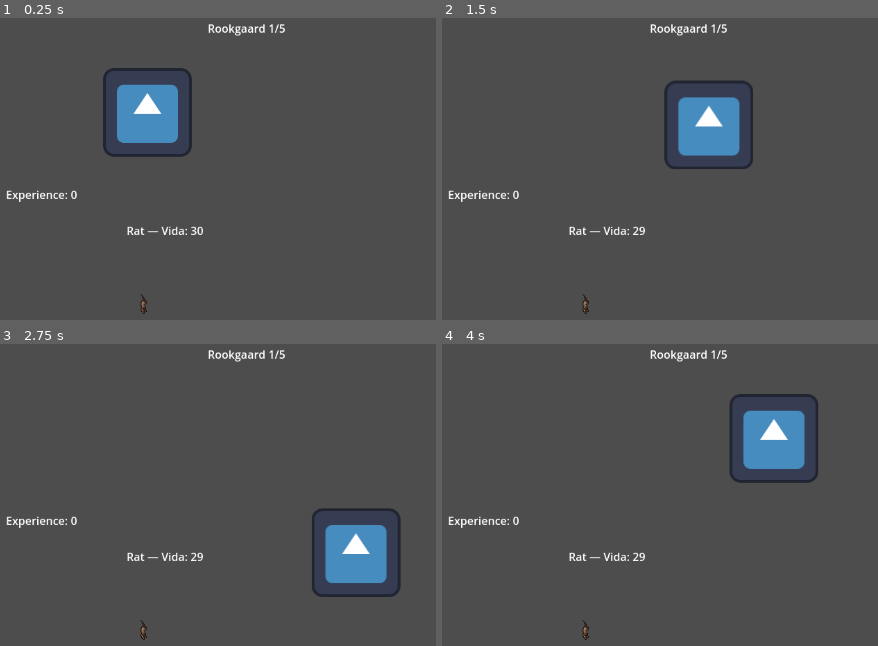
Above: before the commit, frames 1-4 (two rows, left to right).
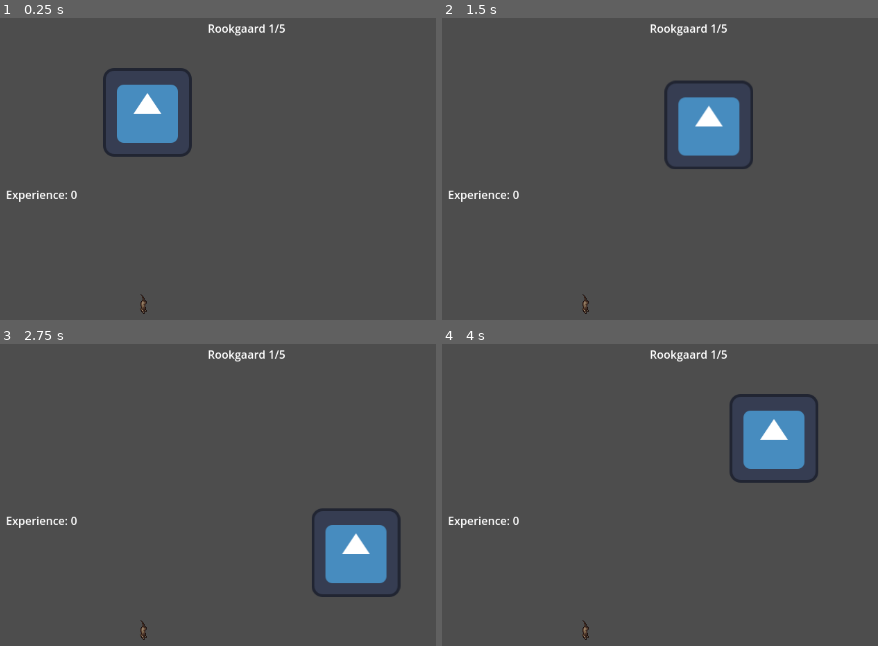
Above: after the commit, the same moments.

Repository: dahiwas/clicker_rook
Game: Godot game, scene res://scenes/World1-1.tscn
The game is run twice, just before and just after one commit, with the same random seed, the same clock (stepped at 60 frames per second) and the same inputs. Before the commit the project starts from res://scenes/mundos/World1-1.tscn. The engine's default icon, where the game draws it, is replaced by a stand-in: a white triangle on a blue panel in a dark square.
Inputs (mouse positions are in pixels of both pictures, inside the frame that each line leads up to):
- Up to frame 1 (0.25 s): no input
- Up to frame 2 (1.5 s): tap Enter at 0.5 s; move the mouse to (585, 295) at 0.52 s; hold Right (ui_right) 0.53-1.28 s; click (585, 295) at 0.67 s; move the mouse to (681, 259) at 1.27 s; hold Down (ui_down) from 1.28 s (still down); click (681, 259) at 1.42 s
- Up to frame 3 (2.75 s): move the mouse to (outside the picture) at 2.02 s; release Down (ui_down) at 2.03 s; hold Right (ui_right) from 2.03 s (still down); click (outside the picture) at 2.17 s
- Up to frame 4 (4 s): move the mouse to (outside the picture) at 2.77 s; release Right (ui_right) at 2.78 s; hold Up (ui_up) 2.78-3.53 s; click (outside the picture) at 2.92 s; move the mouse to (outside the picture) at 3.52 s; hold Left (ui_left) from 3.53 s (still down); click (outside the picture) at 3.67 s

The runs differ from the first frame. In frame 1, 0.2% of the frame differs, in the area x 29-47%, y 68-72%; in frame 2, 0.2%; in frame 3, 0.2%; in frame 4, 0.2%.

Commit message:
Feat: Organizacao -> Mundo->Place->Monster

Diff:
--- /dev/null
+++ b/monster_collision.gd
@@ -0,0 +1,12 @@
+extends CharacterBody2D
+
+@export var monster_parent = Monster
+
+@onready var sprite2d: Sprite2D = $Sprite2D
+@onready var life_label: Label = $LifeLabel
+
+
+
+func _input_event(viewport, event, shape_idx):
+	if event is InputEventMouseButton and event.pressed and event.button_index == MOUSE_BUTTON_LEFT:
+		monster_parent.dealth_life()
--- /dev/null
+++ b/resources/mundos/Rookgaard.tres
@@ -0,0 +1,24 @@
+[gd_resource type="Resource" script_class="World" load_steps=6 format=3 uid="uid://4pml7lnowrrh"]
+
+[ext_resource type="Script" uid="uid://bagbd5yev3nkr" path="res://scripts/place_r.gd" id="1_a7832"]
+[ext_resource type="Resource" uid="uid://3islleb6k4j" path="res://resources/places/manhole_rook.tres" id="2_m48fa"]
+[ext_resource type="Script" uid="uid://1u5sc4ch4206" path="res://scripts/world_r.gd" id="3_lgxwj"]
+[ext_resource type="Script" path="res://scripts/monster_type.gd" id="3_m48fa"]
+
+[sub_resource type="Resource" id="Resource_lgxwj"]
+script = ExtResource("1_a7832")
+name = "south_rook"
+description = ""
+available_monsters = Array[ExtResource("3_m48fa")]([])
+monster_spawn_rate = 0.0
+required_level = 0
+unlocked = false
+metadata/_custom_type_script = "uid://bagbd5yev3nkr"
+
+[resource]
+script = ExtResource("3_lgxwj")
+name = "Rookgaard"
+description = "Primeiro mundo"
+places = Array[ExtResource("1_a7832")]([ExtResource("2_m48fa"), SubResource("Resource_lgxwj")])
+required_level = 0
+unlocked = true
--- a/resources/mundos/world1.tres
+++ /dev/null
@@ -1,13 +0,0 @@
-[gd_resource type="Resource" script_class="World" load_steps=3 format=3 uid="uid://4pml7lnowrrh"]
-
-[ext_resource type="Script" uid="uid://bagbd5yev3nkr" path="res://scripts/place.gd" id="1_ufbmq"]
-[ext_resource type="Script" uid="uid://1u5sc4ch4206" path="res://scripts/world.gd" id="2_dc12n"]
-
-[resource]
-script = ExtResource("2_dc12n")
-name = "Rookgaard"
-description = ""
-places = Array[ExtResource("1_ufbmq")]([null])
-required_level = 0
-unlocked = false
-metadata/_custom_type_script = "uid://1u5sc4ch4206"
--- /dev/null
+++ b/resources/places/manhole_rook.tres
@@ -0,0 +1,13 @@
+[gd_resource type="Resource" script_class="Place" load_steps=3 format=3 uid="uid://3islleb6k4j"]
+
+[ext_resource type="PackedScene" uid="uid://cwmfk8juvblst" path="res://scenes/monsters/rat.tscn" id="1_h0h72"]
+[ext_resource type="Script" uid="uid://bagbd5yev3nkr" path="res://scripts/place_r.gd" id="3_by5mn"]
+
+[resource]
+script = ExtResource("3_by5mn")
+name = "manhole"
+description = "Bueiro de rookgaard, onde todo começam"
+available_monsters = Array[PackedScene]([ExtResource("1_h0h72")])
+monster_spawn_rate = 0.0
+required_level = 0
+unlocked = false
--- a/scenes/GameManager.tscn
+++ b/scenes/GameManager.tscn
@@ -1,10 +1,8 @@
-[gd_scene load_steps=4 format=3 uid="uid://dqmksbngir4d7"]
+[gd_scene load_steps=3 format=3 uid="uid://dqmksbngir4d7"]
 
 [ext_resource type="Script" uid="uid://c42mnn0pagkv1" path="res://scripts/game_manager.gd" id="1_34tde"]
-[ext_resource type="Resource" uid="uid://4pml7lnowrrh" path="res://resources/mundos/world1.tres" id="2_4dhvd"]
-[ext_resource type="Resource" uid="uid://vvc64uubls4" path="res://resources/menus/game.tres" id="2_qppyr"]
+[ext_resource type="PackedScene" uid="uid://c6bhlsvcdecge" path="res://scenes/mundos/Rookgaard.tscn" id="2_4dhvd"]
 
 [node name="GameManager" type="Node2D"]
 script = ExtResource("1_34tde")
-current_world = ExtResource("2_4dhvd")
-current_menu = ExtResource("2_qppyr")
+world_scenes = Array[PackedScene]([ExtResource("2_4dhvd")])
--- a/scenes/monsters/rat.tscn
+++ b/scenes/monsters/rat.tscn
@@ -1,24 +1,27 @@
-[gd_scene load_steps=4 format=3 uid="uid://cwmfk8juvblst"]
+[gd_scene load_steps=5 format=3 uid="uid://cwmfk8juvblst"]
 
 [ext_resource type="Script" uid="uid://c747rork560ie" path="res://scripts/monster.gd" id="1_mrqeg"]
 [ext_resource type="Resource" uid="uid://dlqhs0ngms2sv" path="res://resources/monstros/rat.tres" id="2_acf8p"]
+[ext_resource type="Texture2D" uid="uid://bsdlhsrdv7wib" path="res://images/Rat.png" id="3_pssxi"]
 
 [sub_resource type="RectangleShape2D" id="RectangleShape2D_vr0w3"]
 size = Vector2(109, 113)
 
 [node name="Monster" type="Node2D"]
+position = Vector2(576, 304)
+script = ExtResource("1_mrqeg")
+type = ExtResource("2_acf8p")
 
 [node name="Monstro" type="CharacterBody2D" parent="."]
 position = Vector2(0, 1)
 input_pickable = true
-script = ExtResource("1_mrqeg")
-type = ExtResource("2_acf8p")
 
 [node name="CollisionShape2D" type="CollisionShape2D" parent="Monstro"]
 position = Vector2(-1.5, 4.5)
 shape = SubResource("RectangleShape2D_vr0w3")
 
 [node name="Sprite2D" type="Sprite2D" parent="Monstro"]
+texture = ExtResource("3_pssxi")
 
 [node name="LifeLabel" type="Label" parent="Monstro"]
 offset_left = -24.0
--- /dev/null
+++ b/scenes/mundos/Rookgaard.tscn
@@ -0,0 +1,40 @@
+[gd_scene load_steps=4 format=3 uid="uid://c6bhlsvcdecge"]
+
+[ext_resource type="Script" uid="uid://dsudipqejhrjs" path="res://scripts/worldView.gd" id="1_1nbkb"]
+[ext_resource type="Resource" uid="uid://4pml7lnowrrh" path="res://resources/mundos/Rookgaard.tres" id="2_jobx5"]
+[ext_resource type="Texture2D" uid="uid://dsq3gxk5crqu" path="res://images/rook.jpeg" id="3_jobx5"]
+
+[node name="Rookgaard" type="Node2D"]
+script = ExtResource("1_1nbkb")
+world = ExtResource("2_jobx5")
+qt_places = 2
+
+[node name="Node2D" type="Node2D" parent="."]
+
+[node name="Sprite2D" type="Sprite2D" parent="Node2D"]
+position = Vector2(520, 320)
+texture = ExtResource("3_jobx5")
+
+[node name="ButtonContainer" type="Control" parent="."]
+layout_mode = 3
+anchors_preset = 0
+offset_right = 40.0
+offset_bottom = 40.0
+
+[node name="Button2" type="Button" parent="ButtonContainer"]
+layout_mode = 2
+offset_left = 616.0
+offset_top = 544.0
+offset_right = 624.0
+offset_bottom = 552.0
+scale = Vector2(2.96, 2.56)
+
+[node name="Button1" type="Button" parent="ButtonContainer"]
+layout_mode = 2
+offset_left = 584.0
+offset_top = 432.0
+offset_right = 592.0
+offset_bottom = 440.0
+scale = Vector2(2.08, 2.2)
+
+[node name="MonsterContainer" type="Node2D" parent="."]
--- a/scripts/game_manager.gd
+++ b/scripts/game_manager.gd
@@ -1,21 +1,48 @@
+# res://scripts/GameManager.gd
 class_name GameManager
 extends Node
 
-@export var current_world: World
-@export var current_menu: Menu
+@export var world_scenes: Array[PackedScene] = []  # scenes cujo root é WorldView
+@export var world_root: NodePath = ^"."
 
 @export var player_level: int = 1
 @export var player_experience: int = 0
 
-func change_world(world: World):
-	current_world = world
-	print("Mudou para o mund	o: ", world.name)
+var current_world_view: WorldView = null
 
-func get_loot_from_monster(monster: MonsterType) -> Array[Loot]:
-	var dropped_loot: Array[Loot] = []
+func _ready() -> void:
+	if world_scenes.size() > 0:
+		change_world_by_index(0)
 
-	for loot in monster.possible_loot:
-		if randf() <= loot.drop_chance:
-			dropped_loot.append(loot)
+func change_world_by_index(i: int) -> void:
+	if i < 0 or i >= world_scenes.size():
+		return
+	change_world_from_scene(world_scenes[i])
 
-	return dropped_loot
+func change_world_from_scene(scene: PackedScene) -> void:
+	if scene == null:
+		return
+
+	_unload_current_world()
+
+	var parent := get_node_or_null(world_root)
+	if parent == null:
+		parent = self
+
+	var inst := scene.instantiate()
+	parent.add_child(inst)
+
+	var view := inst as WorldView
+	if view == null:
+		push_warning("A cena instanciada não herda de WorldView")
+		return
+
+	current_world_view = view
+	if current_world_view.world:
+		print("Mudou para o mundo:", current_world_view.world.name)
+
+func _unload_current_world() -> void:
+	if is_instance_valid(current_world_view):
+		current_world_view.queue_free()
+		await get_tree().process_frame
+	current_world_view = null
--- a/scripts/monster.gd
+++ b/scripts/monster.gd
@@ -1,4 +1,5 @@
-extends CharacterBody2D
+extends Node2D
+class_name Monster
 
 @export var type: MonsterType
 
@@ -7,8 +8,7 @@
 @onready var script_fase: Node = get_node(fase_path)
 @onready var system_phase: Node = get_node(system_path)
 
-@onready var sprite2d: Sprite2D = $Sprite2D
-@onready var life_label: Label = $LifeLabel
+
 var life: int = 1
 
 func _ready() -> void:
@@ -18,18 +18,15 @@
 
 func _apply_type() -> void:
 	life = type.health
-	if sprite2d and type.sprite:
-		sprite2d.texture = type.sprite
 	if has_node("AnimationPlayer"):
 		$AnimationPlayer.playback_speed = max(type.animation_speed, 0.01)
 	update_life_label()
 
-func _input_event(viewport, event, shape_idx):
-	if event is InputEventMouseButton and event.pressed and event.button_index == MOUSE_BUTTON_LEFT:
-		dealth_life()
+
 
 func dealth_life():
 	life -= 1
+	print(life)
 	death_monster()
 	update_life_label()
 
@@ -45,6 +42,7 @@
 			script_fase.next_step()
 		life = type.health
 		update_life_label()
+		delete_self()
 
 func _drop_loot_from_type() -> void:
 	for loot in type.possible_loot:
@@ -57,4 +55,6 @@
 
 func update_life_label():
 	var n: String = type.name if type else "Monstro"
-	life_label.text = "%s — Vida: %d" % [n, life]
+
+func delete_self() -> void:
+	queue_free()
--- a/scripts/place.gd
+++ b/scripts/place_r.gd
@@ -4,7 +4,7 @@
 @export var name: String
 @export var description: String
 @export var background: Texture2D
-@export var available_monsters: Array[MonsterType]
+@export var available_monsters: Array[PackedScene]
 @export var monster_spawn_rate: float
 @export var required_level: int
 @export var unlocked: bool = false
--- a/scripts/world.gd
+++ b/scripts/world.gd
@@ -1,23 +1,4 @@
-class_name World
+class_name World_use
 extends Resource
 
-@export var name: String
-@export var description: String
-@export var places: Array[Place]
-@export var background_music: AudioStream
-@export var required_level: int
-@export var unlocked: bool = false
-@export var current_place: Place
-@export var current_monster: MonsterType
-
-func change_place(place: Place):
-	if place in self.places:
-		current_place = place
-		print("Mudou para o lugar: ", place.name)
-
-func spawn_monster() -> MonsterType:
-	if current_place and current_place.available_monsters.size() > 0:
-		var random_index = randi() % current_place.available_monsters.size()
-		current_monster = current_place.available_monsters[random_index]
-		return current_monster
-	return null
+@export var current_world: World
--- /dev/null
+++ b/scripts/worldView.gd
@@ -0,0 +1,41 @@
+class_name WorldView
+extends Node2D
+
+@export var world: World
+@export var qt_places: int
+
+@onready var monster_container := $MonsterContainer
+
+func _ready() -> void:
+	if world:
+		print("Carregando mundo:", world.name)
+		print("Conjunto de places:", world.places)
+		print("Place atual:", world.current_place)
+
+	for i in range(qt_places):
+		var button := $ButtonContainer.get_node("Button%d" % (i+1))
+		button.connect("pressed", Callable(self, "_on_button_pressed").bind(i))
+
+func _on_button_pressed(index: int) -> void:
+	if world and index < world.places.size():
+		var place: Place = world.places[index]
+		change_place(place)
+
+	$Node2D.visible = false
+	$ButtonContainer.visible = false
+
+func change_place(place: Place) -> void:
+	if world:
+		world.change_place(place)
+		spawn_monster(monster_container)
+
+func spawn_monster(parent: Node) -> void:
+	var scene := world.spawn_monster()
+	if scene:
+		var inst := scene.instantiate()
+		parent.add_child(inst)
+
+		var monster := inst as Monster
+		if monster:
+			print('Voce encontrou um ', monster.type.name)
+			print('Vida: ',monster.life)
--- /dev/null
+++ b/scripts/world_r.gd
@@ -0,0 +1,23 @@
+class_name World
+extends Resource
+
+@export var name: String
+@export var description: String
+@export var places: Array[Place]
+@export var background_music: AudioStream
+@export var required_level: int
+@export var unlocked: bool = false
+@export var current_place: Place
+@export var current_monster: PackedScene
+
+func change_place(place: Place):
+	if place in self.places:
+		current_place = place
+		print("Mudou para o lugar: ", place.name)
+
+func spawn_monster() -> PackedScene:
+	if current_place and current_place.available_monsters.size() > 0:
+		var random_index = randi() % current_place.available_monsters.size()
+		current_monster = current_place.available_monsters[random_index]
+		return current_monster
+	return null
Binary file added: images/images.jpeg
Not shown, added: images/images.jpeg.import
Binary file added: images/rook.jpeg
Not shown, added: images/rook.jpeg.import
Not shown, added: monster_collision.gd.uid
Not shown: 3 places in scenes/World1-1.tscn that only renumber resources
Renamed: scripts/place.gd.uid -> scripts/place_r.gd.uid
Not shown, changed: scripts/world.gd.uid
Not shown, added: scripts/worldView.gd.uid
Not shown, added: scripts/world_r.gd.uid
